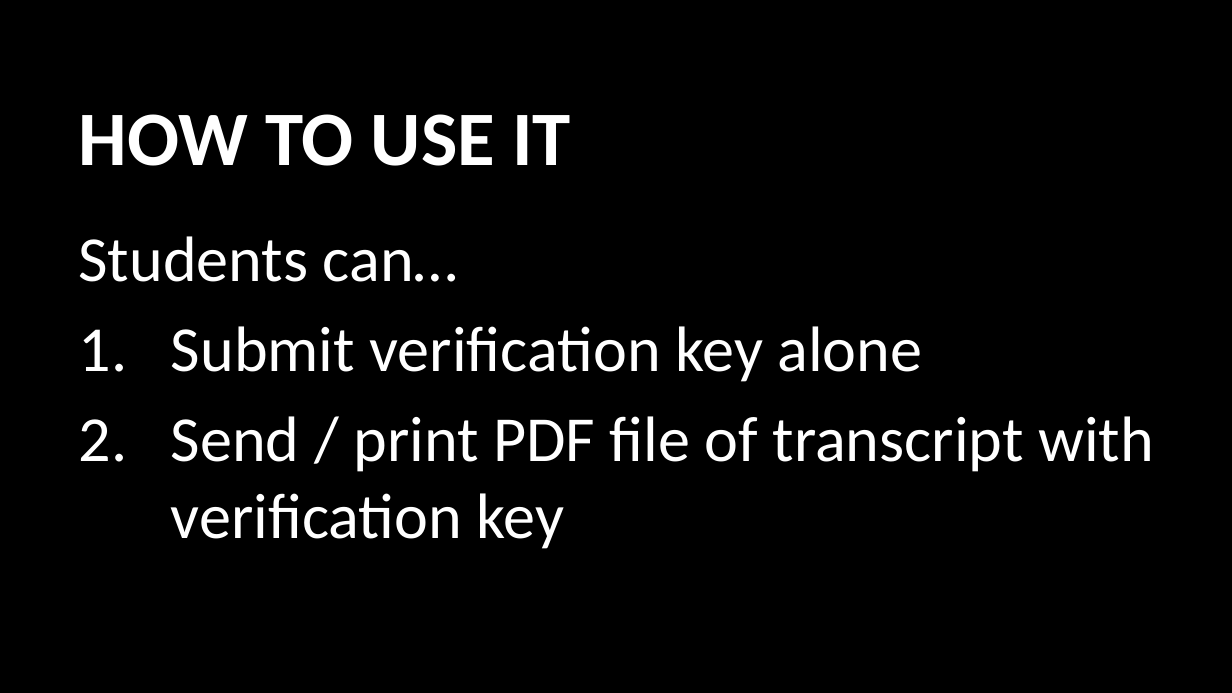
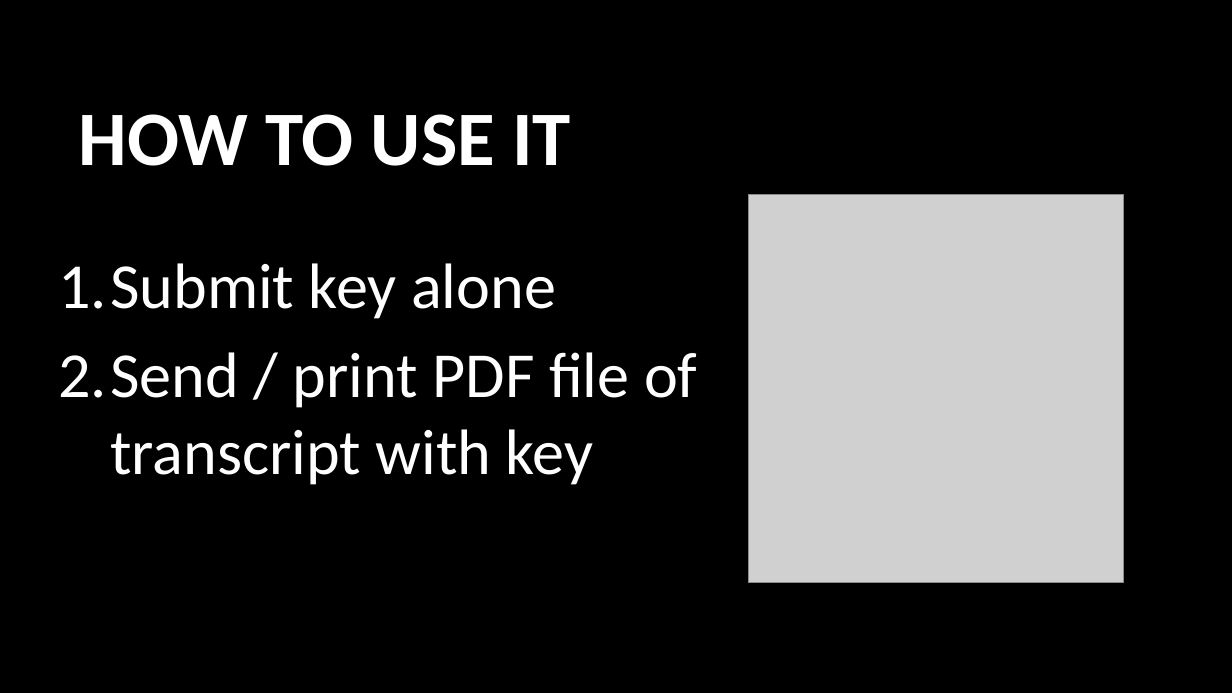
Before and after one commit to usop7/MachoHacks2018, a slide deck: slide 8 of MachoHacks2018.pptx. Drawn at 1232x693 pixels with LibreOffice and Linux fonts; fonts in the diff are those of the drawing; grey boxes stand for pictures; background and template pictures are left out. Boxes give left, top, right and bottom in pixels: in the first picture for what was removed or moved away, otherwise in the second. Text is boxed around its words. In the diff, an @@ line names an element or a change of style, - is before the commit and + after.

```diff
--- a/MachoHacks2018.pptx
+++ b/MachoHacks2018.pptx
@@ picture added at box(749, 195, 1124, 583) @@
@@ text at box(58, 263, 697, 485): text changed @@
-Students can…
-1. Submit verification key alone
-2. Send / print PDF file of transcript with verification key
+1. Submit key alone
+2. Send / print PDF file of transcript with key
```
Also in this commit, not shown: 1 other slide changed.
